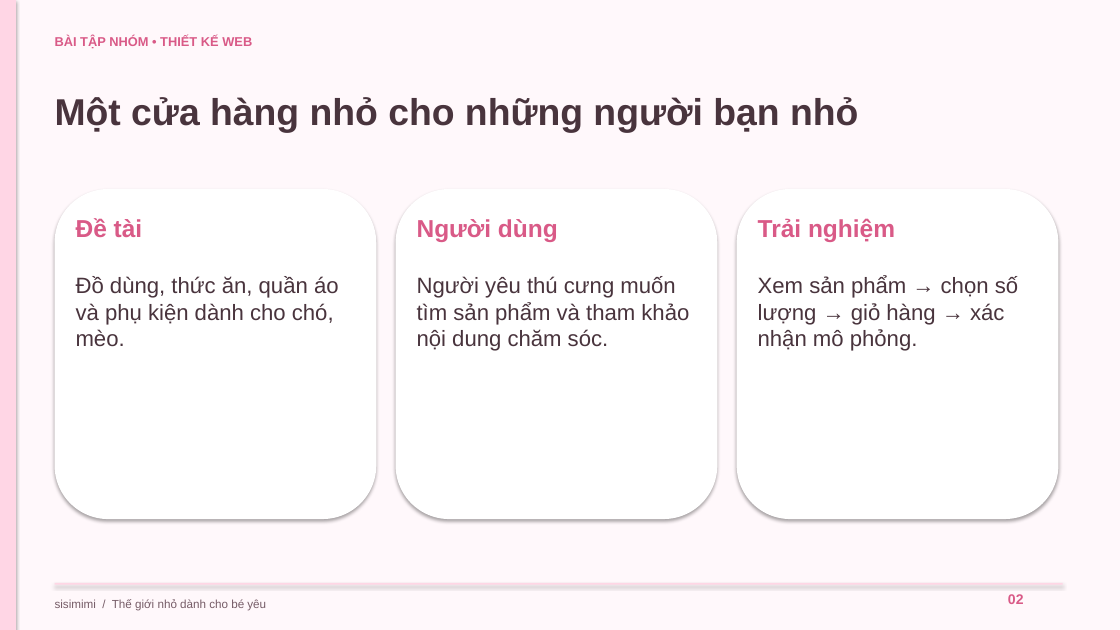
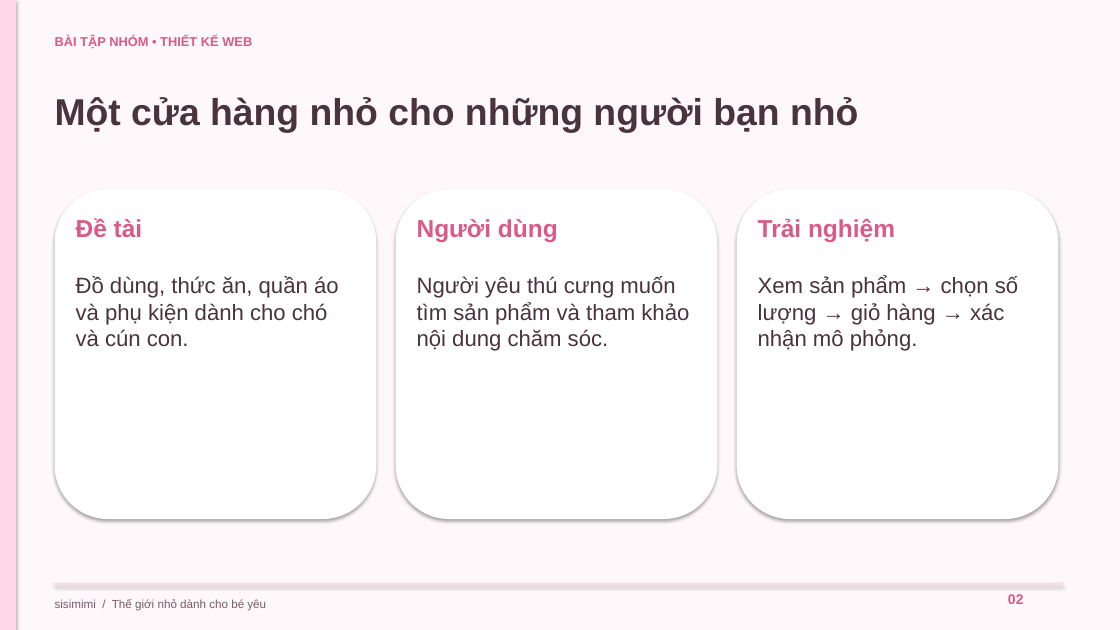
Before and after one commit to vuson141226-png/newskill, a slide deck: slide 2 of sisimimi/docs/BAO_CAO.pptx. Drawn at 1120x630 pixels with LibreOffice and Linux fonts; fonts in the diff are those of the drawing. Boxes give left, top, right and bottom in pixels: in the first picture for what was removed or moved away, otherwise in the second. Text is boxed around its words. In the diff, an @@ line names an element or a change of style, - is before the commit and + after.

```diff
--- a/sisimimi/docs/BAO_CAO.pptx
+++ b/sisimimi/docs/BAO_CAO.pptx
@@ text at (x1=76, y1=276, x2=339, y2=346): text changed @@
-Đồ dùng, thức ăn, quần áo và phụ kiện dành cho chó, mèo.
+Đồ dùng, thức ăn, quần áo và phụ kiện dành cho chó và cún con.
```
Also in this commit, not shown: 5 other slides changed, 58 other files.
